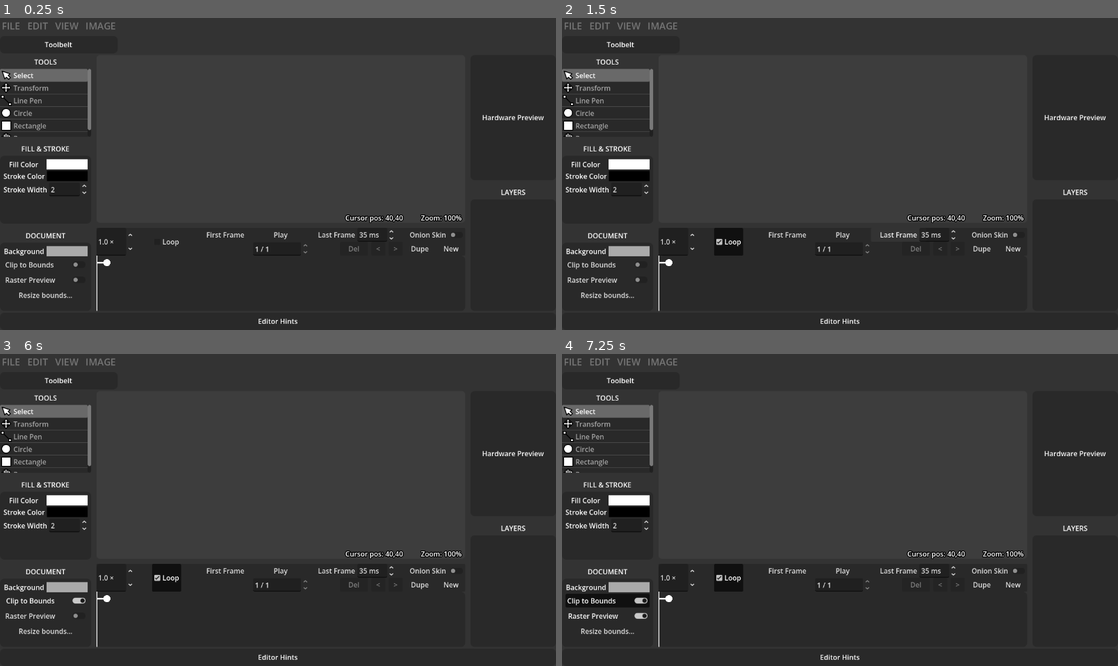
Above: before the commit, frames 1-4 (two rows, left to right).
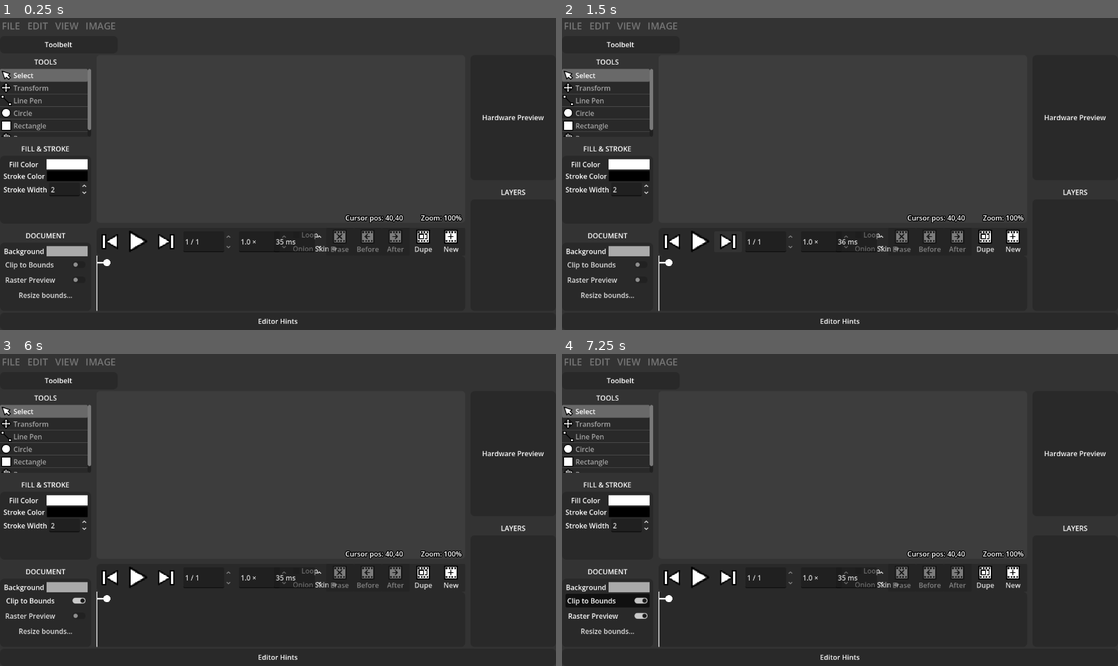
Above: after the commit, the same moments.

Repository: erlog135/Ripple
Game: Godot game, scene res://scenes/Editor.tscn
The game is run twice, just before and just after one commit, with the same random seed, the same clock (stepped at 60 frames per second) and the same inputs.
Inputs (mouse positions are in pixels of both pictures, inside the frame that each line leads up to; where the layout moved, square brackets give the same spot in the first picture):
- Up to frame 1 (0.25 s): no input
- Up to frame 2 (1.5 s): click "Loop" at 0.5 s; click (728, 242) [901, 236] at 1.25 s
- Up to frame 3 (6 s): click (111, 578) [227, 572] at 2 s; click (139, 578) [283, 572] at 2.75 s; click (139, 578) [283, 572] at 3.5 s; click "New" at 4.25 s; click "New" at 5 s; click "Clip to Bounds" at 5.75 s
- Up to frame 4 (7.25 s): click "Raster Preview" at 6.5 s

The runs differ from the first frame. In frame 1, 1.3% of the frame differs, in the area x 17-83%, y 67-77%; in frame 2, 1.6%; in frame 3, 1.6%; in frame 4, 1.6%.

Commit message:
change animator window

Diff:
--- /dev/null
+++ b/assets/icons/button_delete.svg
@@ -0,0 +1,6 @@
+<svg width="25" height="25" viewBox="0 0 25 25" fill="none" xmlns="http://www.w3.org/2000/svg">
+<path d="M15.9999 1L17.5 4.00012L3.50006 11.0001L2 8L6.4 5.8L5 3L9 1L10.5 3.8L15.9999 1Z" fill="white"/>
+<path d="M6.4 5.8L2 8L3.50006 11.0001L17.5 4.00012L15.9999 1L10.5 3.8M6.4 5.8L10.5 3.8M6.4 5.8L5 3L9 1L10.5 3.8" stroke="black" stroke-width="2" stroke-linejoin="round"/>
+<path d="M19 13H7V24H19V13Z" fill="white"/>
+<path d="M11 16V21M15 16V21M7 13H19V24H7V13Z" stroke="black" stroke-width="2" stroke-linecap="round" stroke-linejoin="round"/>
+</svg>
--- /dev/null
+++ b/assets/icons/button_dupe_frame.svg
@@ -0,0 +1,14 @@
+<?xml version="1.0" encoding="UTF-8" standalone="no"?>
+<svg xmlns="http://www.w3.org/2000/svg" viewBox="0 0 25 25" width="25" height="25">
+  <path d="M 1.000000 1.000000 L 23.000000 1.000000 L 23.000000 23.000000 L 1.000000 23.000000 Z" stroke="#000000" stroke-width="2" stroke-linecap="round" stroke-linejoin="round" fill="#ffffff" />
+  <path d="M 4.000000 4.000000 L 5.000000 4.000000 L 5.000000 5.000000 L 4.000000 5.000000 Z" stroke="#000000" stroke-width="2" stroke-linecap="round" stroke-linejoin="round" fill="#ffffff" />
+  <path d="M 19.000000 4.000000 L 20.000000 4.000000 L 20.000000 5.000000 L 19.000000 5.000000 Z" stroke="#000000" stroke-width="2" stroke-linecap="round" stroke-linejoin="round" fill="#ffffff" />
+  <path d="M 14.000000 4.000000 L 15.000000 4.000000 L 15.000000 5.000000 L 14.000000 5.000000 Z" stroke="#000000" stroke-width="2" stroke-linecap="round" stroke-linejoin="round" fill="#ffffff" />
+  <path d="M 9.000000 4.000000 L 10.000000 4.000000 L 10.000000 5.000000 L 9.000000 5.000000 Z" stroke="#000000" stroke-width="2" stroke-linecap="round" stroke-linejoin="round" fill="#ffffff" />
+  <path d="M 4.000000 19.000000 L 5.000000 19.000000 L 5.000000 20.000000 L 4.000000 20.000000 Z" stroke="#000000" stroke-width="2" stroke-linecap="round" stroke-linejoin="round" fill="#ffffff" />
+  <path d="M 19.000000 19.000000 L 20.000000 19.000000 L 20.000000 20.000000 L 19.000000 20.000000 Z" stroke="#000000" stroke-width="2" stroke-linecap="round" stroke-linejoin="round" fill="#ffffff" />
+  <path d="M 14.000000 19.000000 L 15.000000 19.000000 L 15.000000 20.000000 L 14.000000 20.000000 Z" stroke="#000000" stroke-width="2" stroke-linecap="round" stroke-linejoin="round" fill="#ffffff" />
+  <path d="M 9.000000 19.000000 L 10.000000 19.000000 L 10.000000 20.000000 L 9.000000 20.000000 Z" stroke="#000000" stroke-width="2" stroke-linecap="round" stroke-linejoin="round" fill="#ffffff" />
+  <path d="M 5.000000 8.000000 L 13.000000 8.000000 L 13.000000 16.000000 L 5.000000 16.000000 Z" stroke="#000000" stroke-width="2" stroke-linecap="round" stroke-linejoin="round" fill="#ffffff" />
+  <path d="M 16.000000 8.000000 L 19.000000 8.000000 L 19.000000 16.000000 L 16.000000 16.000000" stroke="#000000" stroke-width="2" stroke-linecap="round" stroke-linejoin="round" fill="#ffffff" />
+</svg>
--- /dev/null
+++ b/assets/icons/button_first_frame.svg
@@ -0,0 +1,5 @@
+<?xml version="1.0" encoding="UTF-8" standalone="no"?>
+<svg xmlns="http://www.w3.org/2000/svg" viewBox="0 0 25 25" width="25" height="25">
+  <path d="M 23.000000 22.000000 L 23.000000 2.000000 L 6.000000 12.000000 Z" stroke="#000000" stroke-width="2" stroke-linecap="round" stroke-linejoin="round" fill="#ffffff" />
+  <path d="M 6.000000 22.000000 L 1.000000 22.000000 L 1.000000 2.000000 L 6.000000 2.000000 Z" stroke="#000000" stroke-width="2" stroke-linecap="round" stroke-linejoin="round" fill="#ffffff" />
+</svg>
--- /dev/null
+++ b/assets/icons/button_frame_delete.svg
@@ -0,0 +1,14 @@
+<?xml version="1.0" encoding="UTF-8" standalone="no"?>
+<svg xmlns="http://www.w3.org/2000/svg" viewBox="0 0 25 25" width="25" height="25">
+  <path d="M 1.000000 1.000000 L 23.000000 1.000000 L 23.000000 23.000000 L 1.000000 23.000000 Z" stroke="#000000" stroke-width="2" stroke-linecap="round" stroke-linejoin="round" fill="#ffffff" />
+  <path d="M 4.000000 4.000000 L 5.000000 4.000000 L 5.000000 5.000000 L 4.000000 5.000000 Z" stroke="#000000" stroke-width="2" stroke-linecap="round" stroke-linejoin="round" fill="#ffffff" />
+  <path d="M 19.000000 4.000000 L 20.000000 4.000000 L 20.000000 5.000000 L 19.000000 5.000000 Z" stroke="#000000" stroke-width="2" stroke-linecap="round" stroke-linejoin="round" fill="#ffffff" />
+  <path d="M 14.000000 4.000000 L 15.000000 4.000000 L 15.000000 5.000000 L 14.000000 5.000000 Z" stroke="#000000" stroke-width="2" stroke-linecap="round" stroke-linejoin="round" fill="#ffffff" />
+  <path d="M 9.000000 4.000000 L 10.000000 4.000000 L 10.000000 5.000000 L 9.000000 5.000000 Z" stroke="#000000" stroke-width="2" stroke-linecap="round" stroke-linejoin="round" fill="#ffffff" />
+  <path d="M 4.000000 19.000000 L 5.000000 19.000000 L 5.000000 20.000000 L 4.000000 20.000000 Z" stroke="#000000" stroke-width="2" stroke-linecap="round" stroke-linejoin="round" fill="#ffffff" />
+  <path d="M 19.000000 19.000000 L 20.000000 19.000000 L 20.000000 20.000000 L 19.000000 20.000000 Z" stroke="#000000" stroke-width="2" stroke-linecap="round" stroke-linejoin="round" fill="#ffffff" />
+  <path d="M 14.000000 19.000000 L 15.000000 19.000000 L 15.000000 20.000000 L 14.000000 20.000000 Z" stroke="#000000" stroke-width="2" stroke-linecap="round" stroke-linejoin="round" fill="#ffffff" />
+  <path d="M 9.000000 19.000000 L 10.000000 19.000000 L 10.000000 20.000000 L 9.000000 20.000000 Z" stroke="#000000" stroke-width="2" stroke-linecap="round" stroke-linejoin="round" fill="#ffffff" />
+  <path d="M 16.000000 8.000000 L 8.000000 16.000000" stroke="#000000" stroke-width="2" stroke-linecap="round" stroke-linejoin="round" fill="#ffffff" />
+  <path d="M 16.000000 16.000000 L 8.000000 8.000000" stroke="#000000" stroke-width="2" stroke-linecap="round" stroke-linejoin="round" fill="#ffffff" />
+</svg>
--- /dev/null
+++ b/assets/icons/button_frame_left.svg
@@ -0,0 +1,14 @@
+<?xml version="1.0" encoding="UTF-8" standalone="no"?>
+<svg xmlns="http://www.w3.org/2000/svg" viewBox="0 0 25 25" width="25" height="25">
+  <path d="M 1.000000 1.000000 L 23.000000 1.000000 L 23.000000 23.000000 L 1.000000 23.000000 Z" stroke="#000000" stroke-width="2" stroke-linecap="round" stroke-linejoin="round" fill="#ffffff" />
+  <path d="M 4.000000 4.000000 L 5.000000 4.000000 L 5.000000 5.000000 L 4.000000 5.000000 Z" stroke="#000000" stroke-width="2" stroke-linecap="round" stroke-linejoin="round" fill="#ffffff" />
+  <path d="M 19.000000 4.000000 L 20.000000 4.000000 L 20.000000 5.000000 L 19.000000 5.000000 Z" stroke="#000000" stroke-width="2" stroke-linecap="round" stroke-linejoin="round" fill="#ffffff" />
+  <path d="M 14.000000 4.000000 L 15.000000 4.000000 L 15.000000 5.000000 L 14.000000 5.000000 Z" stroke="#000000" stroke-width="2" stroke-linecap="round" stroke-linejoin="round" fill="#ffffff" />
+  <path d="M 9.000000 4.000000 L 10.000000 4.000000 L 10.000000 5.000000 L 9.000000 5.000000 Z" stroke="#000000" stroke-width="2" stroke-linecap="round" stroke-linejoin="round" fill="#ffffff" />
+  <path d="M 4.000000 19.000000 L 5.000000 19.000000 L 5.000000 20.000000 L 4.000000 20.000000 Z" stroke="#000000" stroke-width="2" stroke-linecap="round" stroke-linejoin="round" fill="#ffffff" />
+  <path d="M 19.000000 19.000000 L 20.000000 19.000000 L 20.000000 20.000000 L 19.000000 20.000000 Z" stroke="#000000" stroke-width="2" stroke-linecap="round" stroke-linejoin="round" fill="#ffffff" />
+  <path d="M 14.000000 19.000000 L 15.000000 19.000000 L 15.000000 20.000000 L 14.000000 20.000000 Z" stroke="#000000" stroke-width="2" stroke-linecap="round" stroke-linejoin="round" fill="#ffffff" />
+  <path d="M 9.000000 19.000000 L 10.000000 19.000000 L 10.000000 20.000000 L 9.000000 20.000000 Z" stroke="#000000" stroke-width="2" stroke-linecap="round" stroke-linejoin="round" fill="#ffffff" />
+  <path d="M 12.000000 8.000000 L 8.000000 12.000000 L 12.000000 16.000000" stroke="#000000" stroke-width="2" stroke-linecap="round" stroke-linejoin="round" fill="#ffffff" />
+  <path d="M 16.000000 12.000000 L 8.000000 12.000000" stroke="#000000" stroke-width="2" stroke-linecap="round" stroke-linejoin="round" fill="#ffffff" />
+</svg>
--- /dev/null
+++ b/assets/icons/button_frame_right.svg
@@ -0,0 +1,14 @@
+<?xml version="1.0" encoding="UTF-8" standalone="no"?>
+<svg xmlns="http://www.w3.org/2000/svg" viewBox="0 0 25 25" width="25" height="25">
+  <path d="M 1.000000 1.000000 L 23.000000 1.000000 L 23.000000 23.000000 L 1.000000 23.000000 Z" stroke="#000000" stroke-width="2" stroke-linecap="round" stroke-linejoin="round" fill="#ffffff" />
+  <path d="M 4.000000 4.000000 L 5.000000 4.000000 L 5.000000 5.000000 L 4.000000 5.000000 Z" stroke="#000000" stroke-width="2" stroke-linecap="round" stroke-linejoin="round" fill="#ffffff" />
+  <path d="M 19.000000 4.000000 L 20.000000 4.000000 L 20.000000 5.000000 L 19.000000 5.000000 Z" stroke="#000000" stroke-width="2" stroke-linecap="round" stroke-linejoin="round" fill="#ffffff" />
+  <path d="M 14.000000 4.000000 L 15.000000 4.000000 L 15.000000 5.000000 L 14.000000 5.000000 Z" stroke="#000000" stroke-width="2" stroke-linecap="round" stroke-linejoin="round" fill="#ffffff" />
+  <path d="M 9.000000 4.000000 L 10.000000 4.000000 L 10.000000 5.000000 L 9.000000 5.000000 Z" stroke="#000000" stroke-width="2" stroke-linecap="round" stroke-linejoin="round" fill="#ffffff" />
+  <path d="M 4.000000 19.000000 L 5.000000 19.000000 L 5.000000 20.000000 L 4.000000 20.000000 Z" stroke="#000000" stroke-width="2" stroke-linecap="round" stroke-linejoin="round" fill="#ffffff" />
+  <path d="M 19.000000 19.000000 L 20.000000 19.000000 L 20.000000 20.000000 L 19.000000 20.000000 Z" stroke="#000000" stroke-width="2" stroke-linecap="round" stroke-linejoin="round" fill="#ffffff" />
+  <path d="M 14.000000 19.000000 L 15.000000 19.000000 L 15.000000 20.000000 L 14.000000 20.000000 Z" stroke="#000000" stroke-width="2" stroke-linecap="round" stroke-linejoin="round" fill="#ffffff" />
+  <path d="M 9.000000 19.000000 L 10.000000 19.000000 L 10.000000 20.000000 L 9.000000 20.000000 Z" stroke="#000000" stroke-width="2" stroke-linecap="round" stroke-linejoin="round" fill="#ffffff" />
+  <path d="M 12.000000 8.000000 L 16.000000 12.000000 L 12.000000 16.000000" stroke="#000000" stroke-width="2" stroke-linecap="round" stroke-linejoin="round" fill="#ffffff" />
+  <path d="M 16.000000 12.000000 L 8.000000 12.000000" stroke="#000000" stroke-width="2" stroke-linecap="round" stroke-linejoin="round" fill="#ffffff" />
+</svg>
--- /dev/null
+++ b/assets/icons/button_last_frame.svg
@@ -0,0 +1,5 @@
+<?xml version="1.0" encoding="UTF-8" standalone="no"?>
+<svg xmlns="http://www.w3.org/2000/svg" viewBox="0 0 25 25" width="25" height="25">
+  <path d="M 2.000000 2.000000 L 2.000000 22.000000 L 19.000000 12.000000 Z" stroke="#000000" stroke-width="2" stroke-linecap="round" stroke-linejoin="round" fill="#ffffff" />
+  <path d="M 19.000000 2.000000 L 24.000000 2.000000 L 24.000000 22.000000 L 19.000000 22.000000 Z" stroke="#000000" stroke-width="2" stroke-linecap="round" stroke-linejoin="round" fill="#ffffff" />
+</svg>
--- /dev/null
+++ b/assets/icons/button_new_frame.svg
@@ -0,0 +1,14 @@
+<?xml version="1.0" encoding="UTF-8" standalone="no"?>
+<svg xmlns="http://www.w3.org/2000/svg" viewBox="0 0 25 25" width="25" height="25">
+  <path d="M 1.000000 1.000000 L 23.000000 1.000000 L 23.000000 23.000000 L 1.000000 23.000000 Z" stroke="#000000" stroke-width="2" stroke-linecap="round" stroke-linejoin="round" fill="#ffffff" />
+  <path d="M 4.000000 4.000000 L 5.000000 4.000000 L 5.000000 5.000000 L 4.000000 5.000000 Z" stroke="#000000" stroke-width="2" stroke-linecap="round" stroke-linejoin="round" fill="#ffffff" />
+  <path d="M 19.000000 4.000000 L 20.000000 4.000000 L 20.000000 5.000000 L 19.000000 5.000000 Z" stroke="#000000" stroke-width="2" stroke-linecap="round" stroke-linejoin="round" fill="#ffffff" />
+  <path d="M 14.000000 4.000000 L 15.000000 4.000000 L 15.000000 5.000000 L 14.000000 5.000000 Z" stroke="#000000" stroke-width="2" stroke-linecap="round" stroke-linejoin="round" fill="#ffffff" />
+  <path d="M 9.000000 4.000000 L 10.000000 4.000000 L 10.000000 5.000000 L 9.000000 5.000000 Z" stroke="#000000" stroke-width="2" stroke-linecap="round" stroke-linejoin="round" fill="#ffffff" />
+  <path d="M 4.000000 19.000000 L 5.000000 19.000000 L 5.000000 20.000000 L 4.000000 20.000000 Z" stroke="#000000" stroke-width="2" stroke-linecap="round" stroke-linejoin="round" fill="#ffffff" />
+  <path d="M 19.000000 19.000000 L 20.000000 19.000000 L 20.000000 20.000000 L 19.000000 20.000000 Z" stroke="#000000" stroke-width="2" stroke-linecap="round" stroke-linejoin="round" fill="#ffffff" />
+  <path d="M 14.000000 19.000000 L 15.000000 19.000000 L 15.000000 20.000000 L 14.000000 20.000000 Z" stroke="#000000" stroke-width="2" stroke-linecap="round" stroke-linejoin="round" fill="#ffffff" />
+  <path d="M 9.000000 19.000000 L 10.000000 19.000000 L 10.000000 20.000000 L 9.000000 20.000000 Z" stroke="#000000" stroke-width="2" stroke-linecap="round" stroke-linejoin="round" fill="#ffffff" />
+  <path d="M 12.000000 8.000000 L 12.000000 16.000000" stroke="#000000" stroke-width="2" stroke-linecap="round" stroke-linejoin="round" fill="#ffffff" />
+  <path d="M 16.000000 12.000000 L 8.000000 12.000000" stroke="#000000" stroke-width="2" stroke-linecap="round" stroke-linejoin="round" fill="#ffffff" />
+</svg>
--- /dev/null
+++ b/assets/icons/button_play.svg
@@ -0,0 +1,4 @@
+<?xml version="1.0" encoding="UTF-8" standalone="no"?>
+<svg xmlns="http://www.w3.org/2000/svg" viewBox="0 0 25 25" width="25" height="25">
+  <path d="M 4.000000 2.000000 L 4.000000 22.000000 L 21.000000 12.000000 Z" stroke="#000000" stroke-width="2" stroke-linecap="round" stroke-linejoin="round" fill="#ffffff" />
+</svg>
--- a/scenes/interface/aux_windows/AnimatorWindow.tscn
+++ b/scenes/interface/aux_windows/AnimatorWindow.tscn
@@ -1,7 +1,15 @@
 [gd_scene format=3 uid="uid://bsuhmppbhkr2x"]
 
 [ext_resource type="Script" uid="uid://cp24gndjd5xu5" path="res://scenes/interface/aux_windows/animator_window.gd" id="1_sgg8o"]
+[ext_resource type="Texture2D" uid="uid://baxkhmr3ggbe5" path="res://assets/icons/button_dupe_frame.svg" id="2_jdu6l"]
+[ext_resource type="Texture2D" uid="uid://d2jr4e6nftmhv" path="res://assets/icons/button_play.svg" id="2_kerko"]
 [ext_resource type="Texture2D" uid="uid://mfawmwdwkv4i" path="res://assets/icons/playhead_grabpoint.png" id="2_sgg8o"]
+[ext_resource type="Texture2D" uid="uid://7kixvjc10wv8" path="res://assets/icons/button_last_frame.svg" id="3_5pajp"]
+[ext_resource type="Texture2D" uid="uid://boiqdl7abd7hu" path="res://assets/icons/button_first_frame.svg" id="4_54jo5"]
+[ext_resource type="Texture2D" uid="uid://cxjvplctqluyg" path="res://assets/icons/button_new_frame.svg" id="6_005g1"]
+[ext_resource type="Texture2D" uid="uid://c4hode735ftlk" path="res://assets/icons/button_frame_right.svg" id="6_mauw5"]
+[ext_resource type="Texture2D" uid="uid://dic8of38u0elt" path="res://assets/icons/button_frame_left.svg" id="7_sfgt0"]
+[ext_resource type="Texture2D" uid="uid://di4ot3d5sdufh" path="res://assets/icons/button_frame_delete.svg" id="9_hrwgu"]
 
 [node name="AnimatorWindow" type="Control" unique_id=277590820]
 layout_mode = 3
@@ -14,6 +22,7 @@
 script = ExtResource("1_sgg8o")
 
 [node name="PlaybackPanel" type="Panel" parent="." unique_id=1387252710]
+texture_filter = 3
 layout_mode = 1
 anchors_preset = 10
 anchor_right = 1.0
@@ -24,7 +33,10 @@
 layout_mode = 1
 anchors_preset = 9
 anchor_bottom = 1.0
-offset_right = 86.5
+offset_left = 328.0
+offset_top = 8.0
+offset_right = 440.0
+offset_bottom = -8.0
 grow_vertical = 2
 min_value = 0.1
 max_value = 10.0
@@ -37,59 +49,61 @@
 layout_mode = 1
 anchors_preset = 9
 anchor_bottom = 1.0
+offset_left = 448.0
+offset_right = 576.0
+offset_bottom = -32.0
+grow_vertical = 2
+text = "Loop"
+
+[node name="PlayButton" type="Button" parent="PlaybackPanel" unique_id=208381902]
+layout_mode = 1
+anchors_preset = 9
+anchor_bottom = 1.0
+offset_left = 64.0
+offset_right = 128.0
+grow_vertical = 2
+toggle_mode = true
+icon = ExtResource("2_kerko")
+icon_alignment = 1
+vertical_icon_alignment = 0
+expand_icon = true
+
+[node name="LastFrameButton" type="Button" parent="PlaybackPanel" unique_id=221658795]
+layout_mode = 1
+anchors_preset = 9
+anchor_bottom = 1.0
 offset_left = 128.0
-offset_right = 152.0
-grow_vertical = 2
-text = "Loop"
-
-[node name="PlayButton" type="Button" parent="PlaybackPanel" unique_id=208381902]
+offset_top = 8.0
+offset_right = 192.0
+offset_bottom = -8.0
+grow_vertical = 2
+icon = ExtResource("3_5pajp")
+icon_alignment = 1
+vertical_icon_alignment = 0
+expand_icon = true
+
+[node name="FirstFrameButton" type="Button" parent="PlaybackPanel" unique_id=606162592]
+layout_mode = 1
+anchors_preset = 9
+anchor_bottom = 1.0
+offset_top = 8.0
+offset_right = 64.0
+offset_bottom = -8.0
+grow_vertical = 2
+toggle_mode = true
+icon = ExtResource("4_54jo5")
+icon_alignment = 1
+vertical_icon_alignment = 0
+expand_icon = true
+
+[node name="CurrentFrame" type="SpinBox" parent="PlaybackPanel" unique_id=1577850282]
 layout_mode = 1
 anchors_preset = -1
-anchor_left = 0.5
-anchor_right = 0.5
-anchor_bottom = 0.5
-offset_left = -64.0
-offset_right = 64.0
-grow_horizontal = 2
-grow_vertical = 2
-toggle_mode = true
-text = "Play"
-
-[node name="LastFrameButton" type="Button" parent="PlaybackPanel" unique_id=221658795]
-layout_mode = 1
-anchors_preset = -1
-anchor_left = 0.5
-anchor_right = 0.5
-anchor_bottom = 0.5
-offset_left = 64.0
-offset_right = 192.0
-grow_horizontal = 2
-grow_vertical = 2
-text = "Last Frame"
-
-[node name="FirstFrameButton" type="Button" parent="PlaybackPanel" unique_id=606162592]
-layout_mode = 1
-anchors_preset = -1
-anchor_left = 0.5
-anchor_right = 0.5
-anchor_bottom = 0.5
-offset_left = -192.0
-offset_right = -64.0
-grow_horizontal = 2
-grow_vertical = 2
-toggle_mode = true
-text = "First Frame"
-
-[node name="CurrentFrame" type="SpinBox" parent="PlaybackPanel" unique_id=1577850282]
-layout_mode = 1
-anchors_preset = -1
-anchor_left = 0.5
-anchor_top = 0.51600003
-anchor_right = 0.5
-anchor_bottom = 1.0
-offset_left = -64.0
-offset_top = -0.024002075
-offset_right = 64.0
+anchor_bottom = 1.0
+offset_left = 200.0
+offset_top = 8.0
+offset_right = 312.0
+offset_bottom = -8.0
 grow_horizontal = 2
 grow_vertical = 0
 min_value = 1.0
@@ -101,13 +115,11 @@
 
 [node name="OnionSkinToggle" type="CheckButton" parent="PlaybackPanel" unique_id=1486912039]
 layout_mode = 1
-anchors_preset = 11
-anchor_left = 1.0
-anchor_right = 1.0
-anchor_bottom = 1.0
-offset_left = -132.0
-offset_bottom = -32.0
-grow_horizontal = 0
+anchors_preset = 9
+anchor_bottom = 1.0
+offset_left = 448.0
+offset_top = 32.0
+offset_right = 576.0
 grow_vertical = 2
 text = "Onion Skin"
 
@@ -117,9 +129,10 @@
 anchor_left = 1.0
 anchor_right = 1.0
 anchor_bottom = 1.0
-offset_left = -248.0
-offset_right = -161.5
-offset_bottom = -32.0
+offset_left = -440.0
+offset_top = 8.0
+offset_right = -328.0
+offset_bottom = -8.0
 grow_horizontal = 0
 grow_vertical = 2
 min_value = 1.0
@@ -135,12 +148,15 @@
 anchor_left = 1.0
 anchor_right = 1.0
 anchor_bottom = 1.0
-offset_left = -136.0
-offset_top = 32.0
-offset_right = -72.0
+offset_left = -128.0
+offset_right = -64.0
 grow_horizontal = 0
 grow_vertical = 2
 text = "Dupe"
+icon = ExtResource("2_jdu6l")
+icon_alignment = 1
+vertical_icon_alignment = 0
+expand_icon = true
 
 [node name="MoveFrameRightButton" type="Button" parent="PlaybackPanel" unique_id=1650776147]
 layout_mode = 1
@@ -148,12 +164,15 @@
 anchor_left = 1.0
 anchor_right = 1.0
 anchor_bottom = 1.0
-offset_left = -176.0
-offset_top = 32.0
-offset_right = -144.0
-grow_horizontal = 0
-grow_vertical = 2
-text = ">"
+offset_left = -192.0
+offset_right = -128.0
+grow_horizontal = 0
+grow_vertical = 2
+text = "After"
+icon = ExtResource("6_mauw5")
+icon_alignment = 1
+vertical_icon_alignment = 0
+expand_icon = true
 
 [node name="MoveFrameLeftButton" type="Button" parent="PlaybackPanel" unique_id=1369569173]
 layout_mode = 1
@@ -161,12 +180,15 @@
 anchor_left = 1.0
 anchor_right = 1.0
 anchor_bottom = 1.0
-offset_left = -216.0
-offset_top = 32.0
-offset_right = -184.0
-grow_horizontal = 0
-grow_vertical = 2
-text = "<"
+offset_left = -256.0
+offset_right = -192.0
+grow_horizontal = 0
+grow_vertical = 2
+text = "Before"
+icon = ExtResource("7_sfgt0")
+icon_alignment = 1
+vertical_icon_alignment = 0
+expand_icon = true
 
 [node name="NewFrameButton" type="Button" parent="PlaybackPanel" unique_id=667664672]
 layout_mode = 1
@@ -175,10 +197,13 @@
 anchor_right = 1.0
 anchor_bottom = 1.0
 offset_left = -64.0
-offset_top = 32.0
 grow_horizontal = 0
 grow_vertical = 2
 text = "New"
+icon = ExtResource("6_005g1")
+icon_alignment = 1
+vertical_icon_alignment = 0
+expand_icon = true
 
 [node name="DeleteFrameButton" type="Button" parent="PlaybackPanel" unique_id=675091755]
 layout_mode = 1
@@ -186,12 +211,15 @@
 anchor_left = 1.0
 anchor_right = 1.0
 anchor_bottom = 1.0
-offset_left = -288.0
-offset_top = 32.0
-offset_right = -224.0
-grow_horizontal = 0
-grow_vertical = 2
-text = "Del"
+offset_left = -320.0
+offset_right = -256.0
+grow_horizontal = 0
+grow_vertical = 2
+text = "Erase"
+icon = ExtResource("9_hrwgu")
+icon_alignment = 1
+vertical_icon_alignment = 0
+expand_icon = true
 
 [node name="FramesPanel" type="Panel" parent="." unique_id=1783542036]
 clip_contents = true
--- a/scenes/interface/popups/NewFilePopup.tscn
+++ b/scenes/interface/popups/NewFilePopup.tscn
@@ -35,6 +35,7 @@
 value = 50.0
 rounded = true
 update_on_text_changed = true
+select_all_on_focus = true
 
 [node name="HBoxContainer2" type="HBoxContainer" parent="Panel/VBoxContainer" unique_id=823739464]
 layout_mode = 2
@@ -51,6 +52,7 @@
 value = 50.0
 rounded = true
 update_on_text_changed = true
+select_all_on_focus = true
 
 [node name="CreateButton" type="Button" parent="Panel" unique_id=890888244]
 layout_mode = 1
--- a/scenes/interface/popups/ResizeDocumentPopup.tscn
+++ b/scenes/interface/popups/ResizeDocumentPopup.tscn
@@ -38,6 +38,7 @@
 layout_mode = 2
 size_flags_horizontal = 3
 update_on_text_changed = true
+select_all_on_focus = true
 
 [node name="Height" type="HBoxContainer" parent="Panel/VBoxContainer" unique_id=1702630052]
 layout_mode = 2
@@ -51,6 +52,7 @@
 layout_mode = 2
 size_flags_horizontal = 3
 update_on_text_changed = true
+select_all_on_focus = true
 
 [node name="KeepAspectToggle" type="CheckButton" parent="Panel/VBoxContainer" unique_id=1204361846]
 layout_mode = 2
Not shown, added: assets/icons/button_delete.svg.import
Not shown, added: assets/icons/button_dupe_frame.svg.import
Not shown, added: assets/icons/button_first_frame.svg.import
Not shown, added: assets/icons/button_frame_delete.svg.import
Not shown, added: assets/icons/button_frame_left.svg.import
Not shown, added: assets/icons/button_frame_right.svg.import
Not shown, added: assets/icons/button_last_frame.svg.import
Not shown, added: assets/icons/button_new_frame.svg.import
Not shown, added: assets/icons/button_play.svg.import
